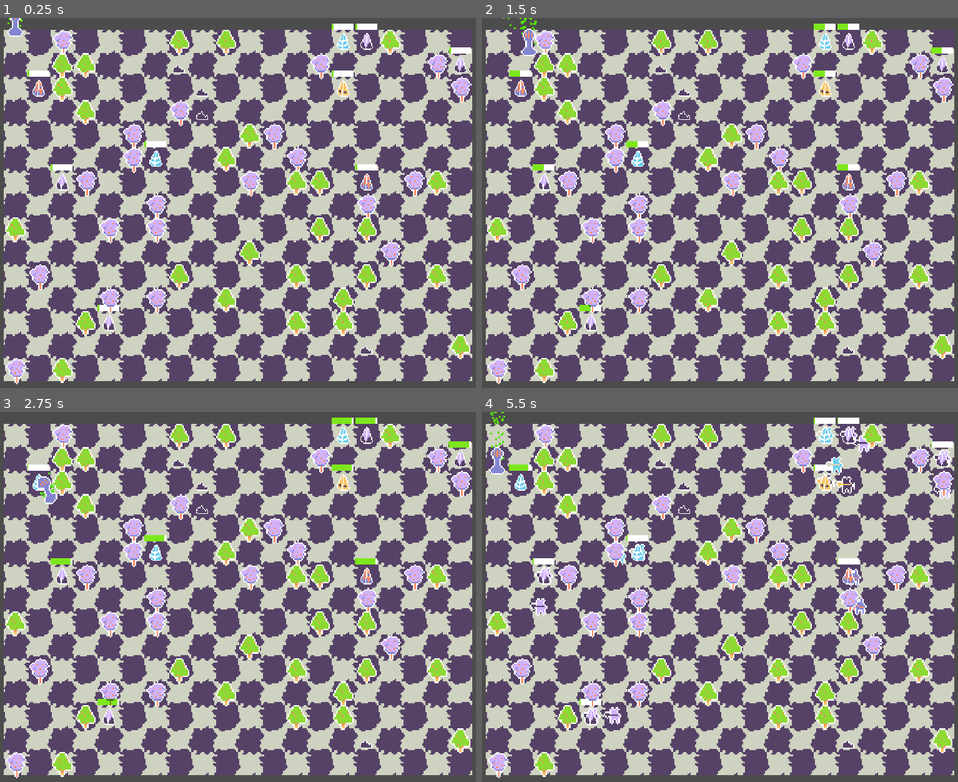
Above: before the commit, frames 1-4 (two rows, left to right).
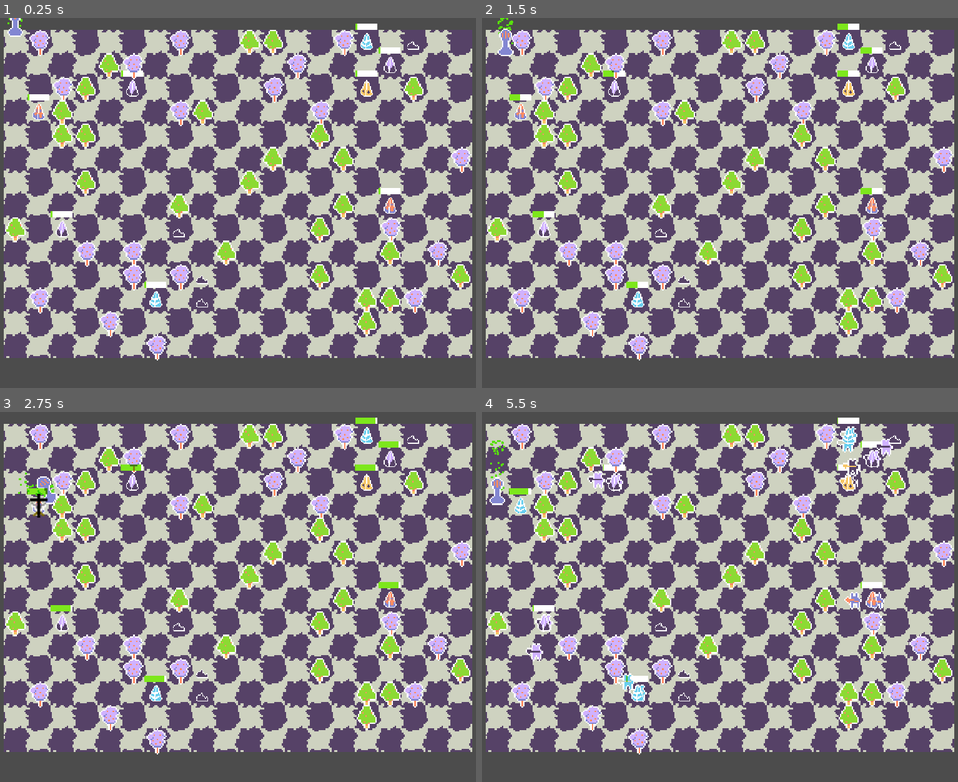
Above: after the commit, the same moments.

Repository: zac112/HenriKuest
Game: Godot game, scene res://Assets/Scenes/Main.tscn
Same seed, same stepped clock (60 frames per second), same inputs: the game is played once before the commit and once after it. The engine's default icon, where the game draws it, is replaced by a stand-in: a white triangle on a blue panel in a dark square.
Inputs:
- Up to frame 1 (0.25 s): no input
- Up to frame 2 (1.5 s): hold D (move_right) 0.53-1.28 s; tap C (command_troops) at 0.6, 1.35 s; hold S (move_down) from 1.28 s (still down)
- Up to frame 3 (2.75 s): release S (move_down) at 2.03 s; hold D (move_right) from 2.03 s (still down); tap C (command_troops) at 2.1 s
- Up to frame 4 (5.5 s): release D (move_right) at 2.78 s; hold W (move_up) 2.78-3.53 s; tap C (command_troops) every 0.75 s from 2.85 to 5.1 s; hold A (move_left) 3.53-5.03 s; hold S (move_down) from 5.03 s (still down)

The runs differ from the first frame. In frame 1, 22% of the frame differs, in the area x 0-100%, y 1-99%; in frame 2, 22%; in frame 3, 22%; in frame 4, 24%, in the area x 0-100%, y 0-99%.

Commit message:
Taistelu

Diff:
--- /dev/null
+++ b/Assets/Scenes/EnemyPlayer.tscn
@@ -0,0 +1,28 @@
+[gd_scene load_steps=5 format=2]
+
+[ext_resource path="res://Assets/Sprites/EnemyPlayer.png" type="Texture" id=1]
+[ext_resource path="res://Assets/Scripts/EnemyPlayer.gd" type="Script" id=2]
+
+[sub_resource type="RectangleShape2D" id=1]
+extents = Vector2( 4, 4.58335 )
+
+[sub_resource type="CircleShape2D" id=2]
+
+[node name="KinematicBody2D" type="KinematicBody2D" groups=["Bishop"]]
+scale = Vector2( 3, 3 )
+script = ExtResource( 2 )
+
+[node name="Sprite" type="Sprite" parent="."]
+texture = ExtResource( 1 )
+
+[node name="CollisionShape2D2" type="CollisionShape2D" parent="." groups=["Player"]]
+position = Vector2( -0.666667, 1 )
+scale = Vector2( 3, 3 )
+shape = SubResource( 1 )
+
+[node name="CommandArea" type="Area2D" parent="."]
+visible = false
+
+[node name="CollisionShape2D" type="CollisionShape2D" parent="CommandArea"]
+scale = Vector2( 5, 5 )
+shape = SubResource( 2 )
--- a/Assets/Scenes/Fighter.gd
+++ b/Assets/Scenes/Fighter.gd
@@ -10,7 +10,6 @@
 var target
 var go_around_point = home_tent
 var max_dist = 50
-
 #Fighters won't move unless true
 
 var isMoving = false
--- a/Assets/Scenes/Main.tscn
+++ b/Assets/Scenes/Main.tscn
@@ -8,7 +8,7 @@
 [node name="GridManager" type="Node2D" parent="."]
 script = ExtResource( 5 )
 width = 20
-height = 15
+height = 14
 
 [node name="Player" parent="." instance=ExtResource( 2 )]
 
--- a/Assets/Scenes/Player.tscn
+++ b/Assets/Scenes/Player.tscn
@@ -34,7 +34,7 @@
 
 [sub_resource type="CircleShape2D" id=6]
 
-[node name="Player" type="KinematicBody2D" groups=["Player"]]
+[node name="Player" type="KinematicBody2D" groups=["Bishop", "Player"]]
 position = Vector2( 82, 48 )
 z_index = 30
 collision_mask = 4
--- a/Assets/Scenes/Tent.tscn
+++ b/Assets/Scenes/Tent.tscn
@@ -6,9 +6,13 @@
 [ext_resource path="res://Assets/Scripts/TentFillbar.gd" type="Script" id=4]
 [ext_resource path="res://Assets/Sprites/Square.png" type="Texture" id=5]
 [ext_resource path="res://Assets/Scripts/tentZIndex.gd" type="Script" id=6]
+[ext_resource path="res://Assets/Scripts/EnemyTent.gd" type="Script" id=7]
 
 [sub_resource type="CircleShape2D" id=1]
 radius = 34.0
+
+[sub_resource type="CircleShape2D" id=2]
+radius = 50.0899
 
 [node name="Node2D3" type="Node2D" groups=["PlayerTents"]]
 script = ExtResource( 1 )
@@ -40,3 +44,9 @@
 color = Color( 0.494118, 0.909804, 0.113725, 1 )
 mode = 2
 script = ExtResource( 4 )
+
+[node name="Area2D2" type="Area2D" parent="."]
+script = ExtResource( 7 )
+
+[node name="CollisionShape2D" type="CollisionShape2D" parent="Area2D2"]
+shape = SubResource( 2 )
--- a/Assets/Scenes/battle_symbol.tscn
+++ b/Assets/Scenes/battle_symbol.tscn
@@ -17,5 +17,4 @@
 
 [node name="AnimatedSprite" type="AnimatedSprite" parent="."]
 frames = SubResource( 1 )
-frame = 1
 playing = true
--- /dev/null
+++ b/Assets/Scripts/EnemyPlayer.gd
@@ -0,0 +1,9 @@
+extends Fighter
+
+var team = 1
+var followers = []
+
+func setTeam(num):
+	self.team = num
+func getFollowers():
+	return followers
--- a/Assets/Scripts/EnemyTent.gd
+++ b/Assets/Scripts/EnemyTent.gd
@@ -1,9 +1,11 @@
 extends Node
 
 const battle_symbol = preload("res://Assets/Scenes/battle_symbol.tscn")
+const enemy_player = preload("res://Assets/Scenes/EnemyPlayer.tscn")
 var symbol
+var rng = RandomNumberGenerator.new()
 # Declare member variables here. Examples:
-var player
+var attacker_team = null
 var combat = false
 var attackers = []
 var defenders = []
@@ -12,24 +14,37 @@
 export var minDefendersToAttack = 1
 var symbolShowing = false
 
+var grid
 # Called when the node enters the scene tree for the first time.
 func _ready():
 	parentSquare = get_parent().get_parent()
-	defenders = get_parent().getSoldiers()
 	add_child(battleTimer)
 	battleTimer.wait_time = 1
 	battleTimer.connect("timeout", self, "_killTroops")
 	connect("body_entered", self, "_on_body_entered")
-	#connect("body_exited", self, "_on_body_exited")
-
 	connect("body_exited", self, "_on_body_exited")
 	symbol = battle_symbol.instance()
+	defenders = get_parent().getSoldiers()
+	grid = get_tree().current_scene.get_node("GridManager")
+	rng.randomize()
 
 func _on_body_entered(body:Node):
-	if body.is_in_group("Player"):
-		player = body
-		combat = true
-		_getAttackersFromPlayer()
+	if (!body.is_in_group("Bishop")):
+		return
+	#own village
+	if (body.team == getTeam()):
+		return
+	#only one team can attack a tent at the same time
+	if (attacker_team != null and attacker_team != body.team):
+		return
+	attacker_team = body.team
+	combat = true
+	defenders = get_parent().getSoldiers()
+	_getAttackersFromPlayer(body)
+	#removing the bishop if not player
+	if body.team != 0:
+		body.queue_free()
+
 
 func _on_body_exited(body:Node):
 	pass
@@ -37,18 +52,22 @@
 # Called every frame. 'delta' is the elapsed time since the previous frame.
 func _process(delta):
 	if (combat == true && battleTimer.is_stopped()):
+		print("Battle started " + str(getTeam()) + " attacked by " + str(attacker_team))
+		print("Defenders size: " + str(defenders.size()))
+		print("Attackers size: " + str(attackers.size()))
 		battleTimer.start()
-
-	#if combat == false && defenders.size() >= minDefendersToAttack:
-		#_attack()
 		symbolShowing = true
 		get_parent().add_child(symbol)
 	if (combat == false and symbolShowing):
 		symbolShowing = false
 		get_parent().remove_child(symbol)
 
+	if getTeam() != 0 and combat == false && defenders.size() >= minDefendersToAttack:
+		if rng.randi_range(0, 10000) == 1:
+			_attack()
 
-
+func getTeam():
+	return get_parent().ownerPlayerNumber
 
 func _attack():
 	var playerTents = _getPlayerTents()
@@ -61,9 +80,19 @@
 	#for tent in playerTents:
 		#if tent.get_global_pos().distance_to(parentSquare) < closestTent.get_global_pos().distance_to(parentSquare):
 			#closestTent = tent
+	#Sending bishop to attack with soldiers
+	var enemyPlayer = enemy_player.instance()
+	enemyPlayer.setTeam(getTeam())
+	grid.add_child(enemyPlayer)
+
+	enemyPlayer.position.x = parentSquare.position.x
+	enemyPlayer.position.y = parentSquare.position.y
+	enemyPlayer.setTarget(closestTent.get_parent())
 
 	for defender in defenders:
-		defender.setTarget(closestTent.get_parent())
+		defender.setTarget(enemyPlayer)
+		enemyPlayer.followers.append(defender)
+
 
 	defenders.clear()
 
@@ -77,7 +106,7 @@
 
 	return playerTents
 
-func _getAttackersFromPlayer():
+func _getAttackersFromPlayer(player):
 	var playerSoldiers = player.getFollowers()
 	var tempCopy = playerSoldiers.duplicate()
 	for soldier in tempCopy:
@@ -91,15 +120,17 @@
 		return
 
 	if defenders.size() == 0:
+		print("Wtf " + str(getTeam())+ " " + str(attacker_team))
 		var tempAttackers = attackers.duplicate()
-		var newTent = get_parent().setOwnership(0)
+		var newTent = get_parent().setOwnership(attacker_team)
 		newTent.addSoldiers(tempAttackers)
 		combat = false
 		return
 
-	if attackers.size() == 0 || defenders.size() == 0:
+	if attackers.size() == 0:
 		combat = false
 		battleTimer.stop()
+		attacker_team = null
 	else:
 		attackers.pop_back().queue_free()
 		defenders.pop_back().queue_free()
--- a/Assets/Scripts/Player.gd
+++ b/Assets/Scripts/Player.gd
@@ -8,6 +8,7 @@
 var start_coord_y = 40
 export var speed = 200
 var followers = []
+var team = 0
 
 func _ready():
 	$CollisionShape2D.disabled = false
Not shown: 1 places in Assets/Scenes/Tent.tscn that only renumber resources
Binary file added: Assets/Sprites/EnemyPlayer.png
Not shown, added: Assets/Sprites/EnemyPlayer.png.import
